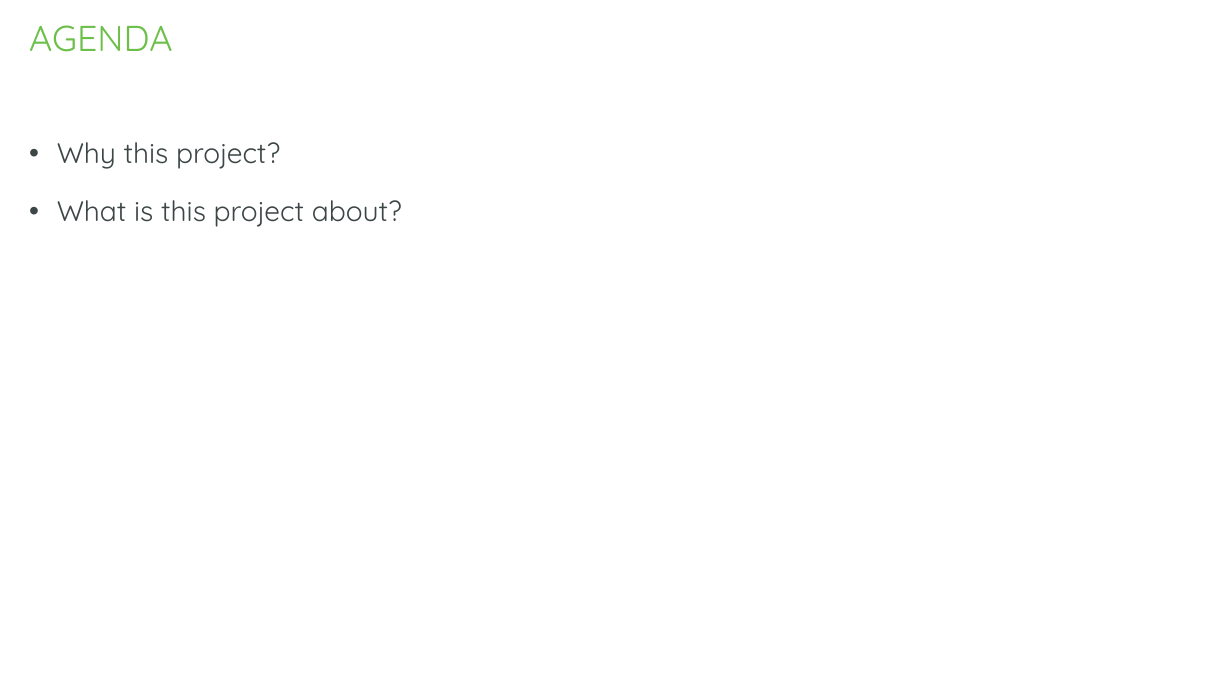
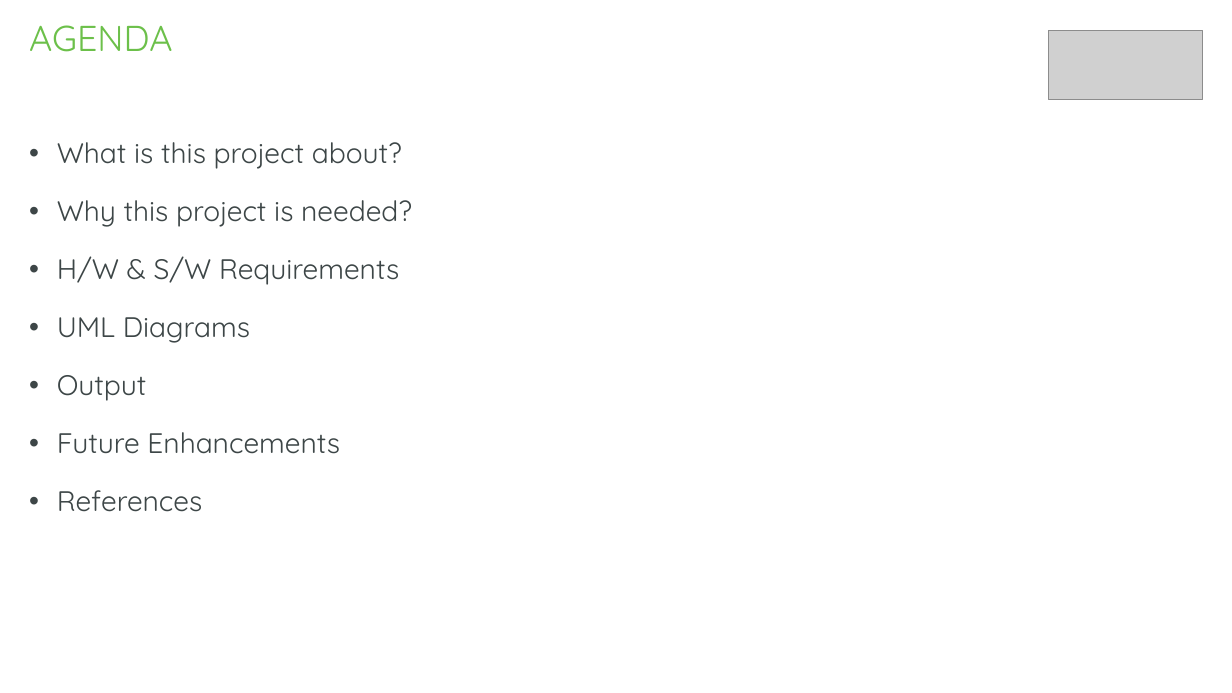
Before and after one commit to gkalidas/Python, a slide deck: slide 3 of MCS_project_sem_III/python_project.pptx (slide 2 before the commit). Drawn at 1232x693 pixels with LibreOffice and Linux fonts; fonts in the diff are those of the drawing; grey boxes stand for pictures; background and template pictures are left out. Boxes give left, top, right and bottom in pixels: in the first picture for what was removed or moved away, otherwise in the second. Text is boxed around its words. In the diff, an @@ line names an element or a change of style, - is before the commit and + after.

```diff
--- a/MCS_project_sem_III/python_project.pptx
+++ b/MCS_project_sem_III/python_project.pptx
@@ picture added at bbox=[1049, 30, 1203, 100] @@
@@ text at bbox=[57, 142, 280, 169]: paragraph removed @@
-• Why this project?
@@ text at bbox=[57, 200, 412, 512]: paragraphs added @@
+• Why this project is needed?
+• H/W & S/W Requirements
+• UML Diagrams
+• Output
+• Future Enhancements
+• References
```
Also in this commit, not shown: 8 other slides changed, 11 slides added, 11 slides removed, 4 other files.
